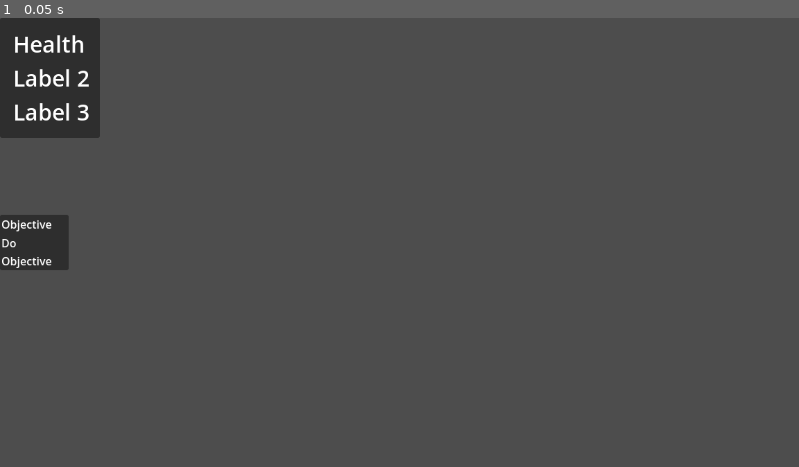
Above: before the commit, frame 1.
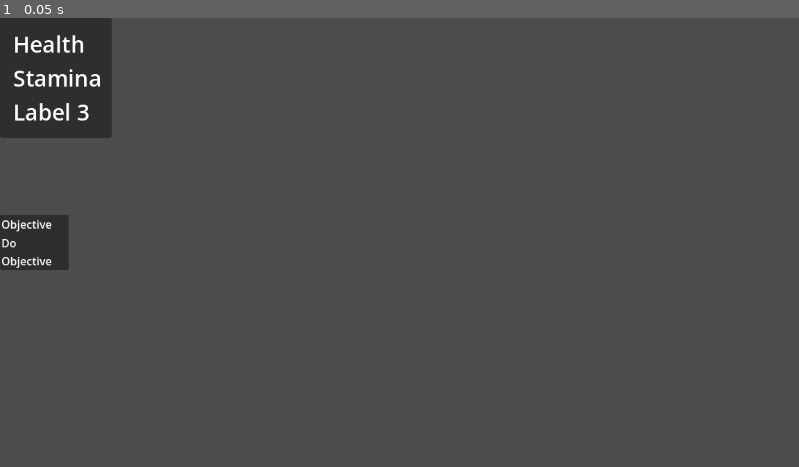
Above: after the commit, the same moment.

Repository: nsccs/bachelors-workshop-fall-2024
Game: Godot game, scene res://UI.tscn
Two runs of this game, one before a commit and one after it. Both use one fixed random seed, a clock stepped at 60 frames per second and the inputs below. This scene is started directly instead of the project's main scene.
Inputs:
- Up to frame 1 (0.05 s): no input

The runs differ from the first frame. In frame 1, 0.6% of the frame differs, in the area x 1-14%, y 0-27%.

Commit message:
added stamina

Diff:
--- a/bachelors-workshop-game/UI.tscn
+++ b/bachelors-workshop-game/UI.tscn
@@ -1,8 +1,10 @@
-[gd_scene load_steps=2 format=3 uid="uid://3jcvuhmpuuy0"]
+[gd_scene load_steps=3 format=3 uid="uid://3jcvuhmpuuy0"]
 
+[ext_resource type="Script" path="res://scripts/ui_api.gd" id="1_sfbyv"]
 [ext_resource type="Theme" uid="uid://cl7bkxjow7a4o" path="res://our_theme.tres" id="1_tsm54"]
 
 [node name="Node" type="Node"]
+script = ExtResource("1_sfbyv")
 
 [node name="Camera2D" type="Camera2D" parent="."]
 position = Vector2(9, 26)
@@ -40,9 +42,9 @@
 expand_mode = 2
 stretch_mode = 5
 
-[node name="Label2" type="Label" parent="CanvasLayer/PanelContainer/MarginContainer/GridContainer"]
+[node name="StaminaLabel" type="Label" parent="CanvasLayer/PanelContainer/MarginContainer/GridContainer"]
 layout_mode = 2
-text = "Label 2
+text = "Stamina
 "
 
 [node name="TextureRect3" type="TextureRect" parent="CanvasLayer/PanelContainer/MarginContainer/GridContainer"]
--- /dev/null
+++ b/bachelors-workshop-game/scripts/ui_api.gd
@@ -0,0 +1,16 @@
+extends Node
+class_name UI
+@onready var stamina_label = $CanvasLayer/PanelContainer/MarginContainer/GridContainer/StaminaLabel
+
+func set_stamina_bar(stamina, max_stamina):
+	stamina_label.text = "stamina: "+stamina+"/" +max_stamina
+	pass
+
+# Called when the node enters the scene tree for the first time.
+func _ready():
+	pass # Replace with function body.
+
+
+# Called every frame. 'delta' is the elapsed time since the previous frame.
+func _process(delta):
+	pass
